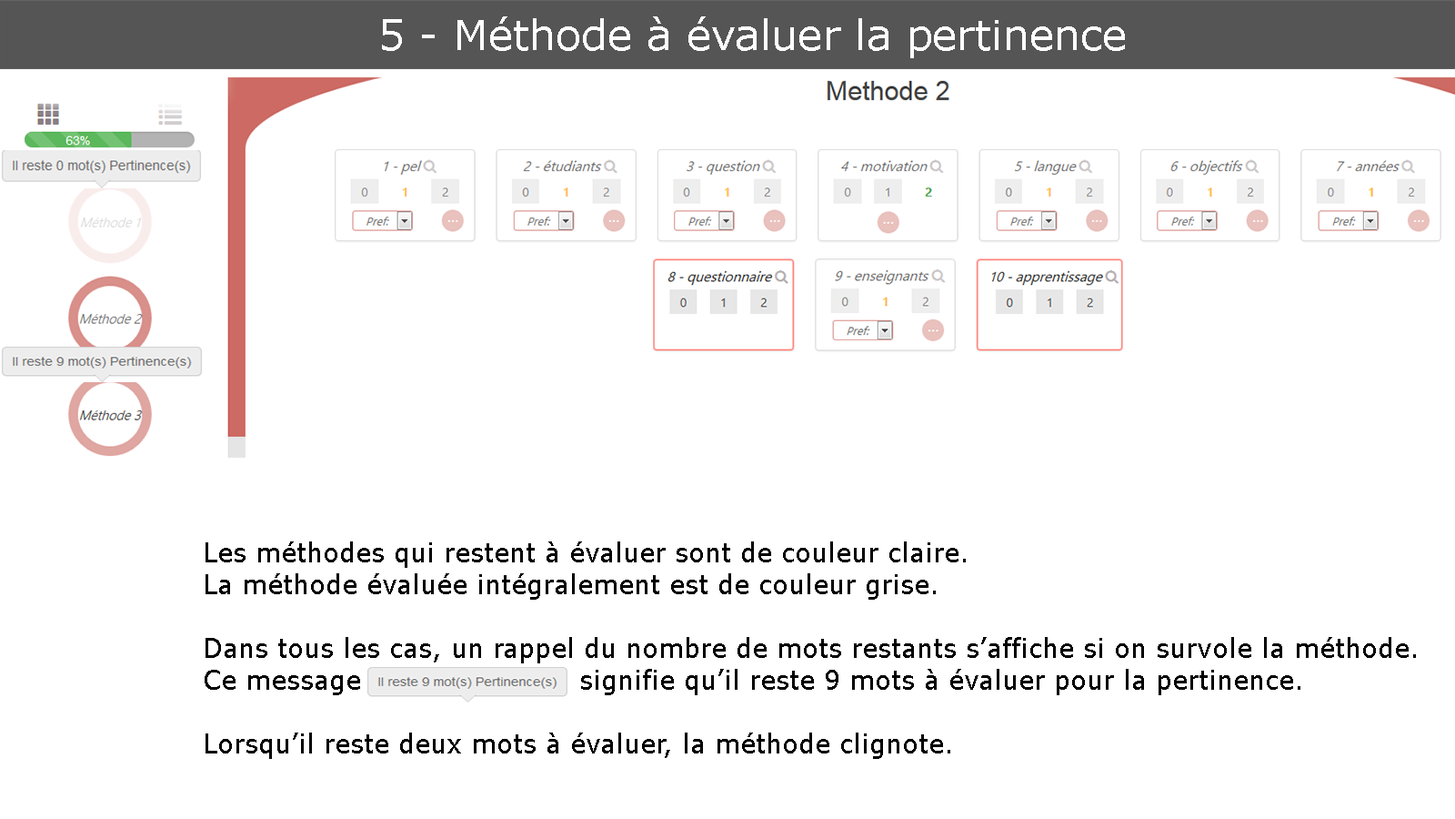
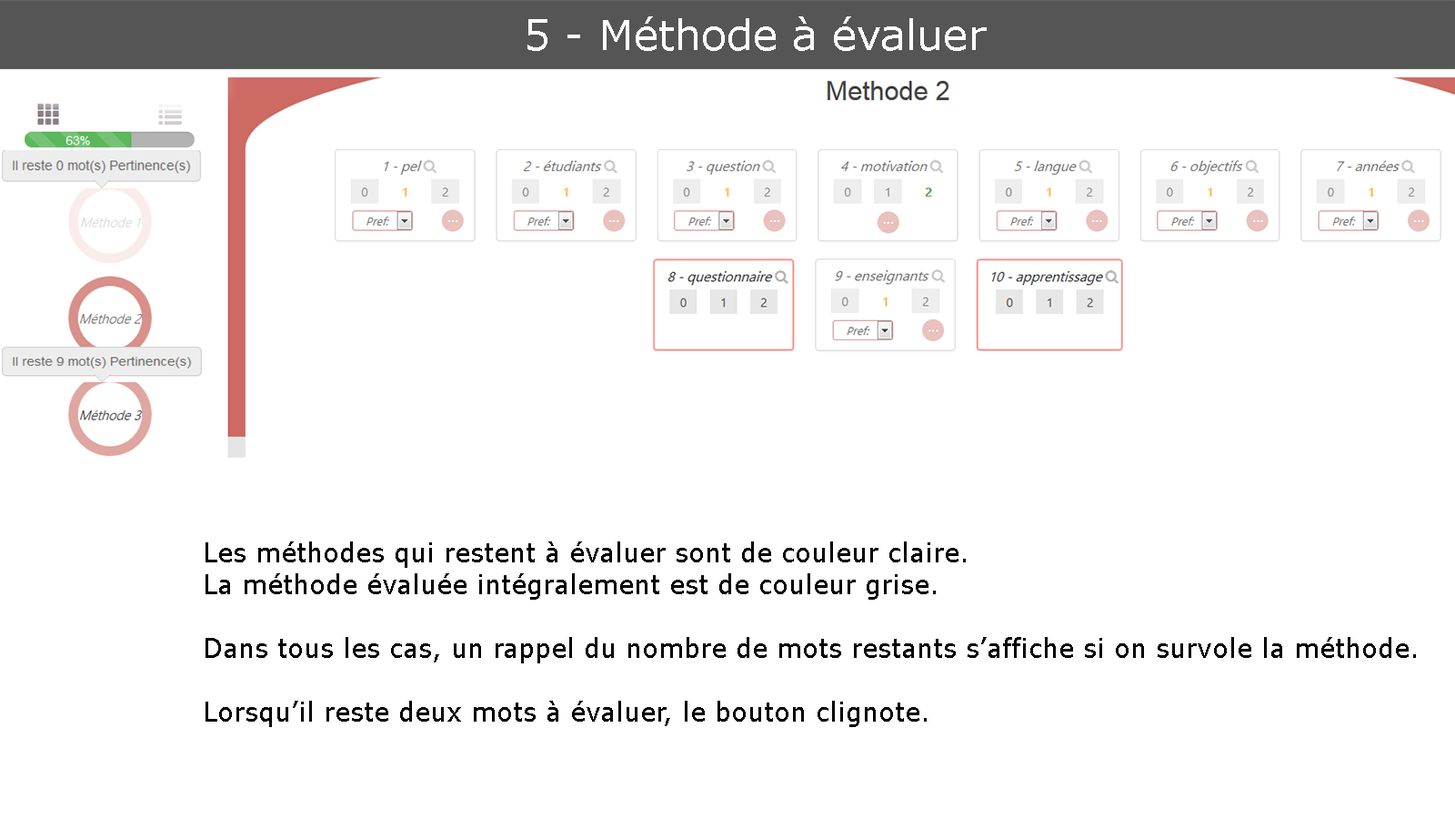
Layer changes from the first 1455 × 819 image to the second:
renamed "5 - Méthode à évaluer la pertinence" to "5 - Méthode à évaluer", painted on it over [382, 16, 1126, 59]
painted on "Les méthodes qui restent à évaluer sont de couleur claire. La m" over [204, 668, 1301, 759]
hid "infoBullResteEvlaPertinence copie" over [366, 666, 568, 703]
